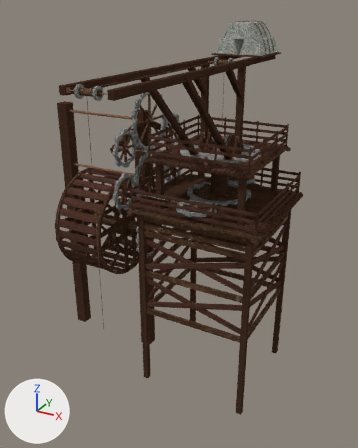
Before and after pictures for a commit that changed the Blender file models/waterCrane.blend.
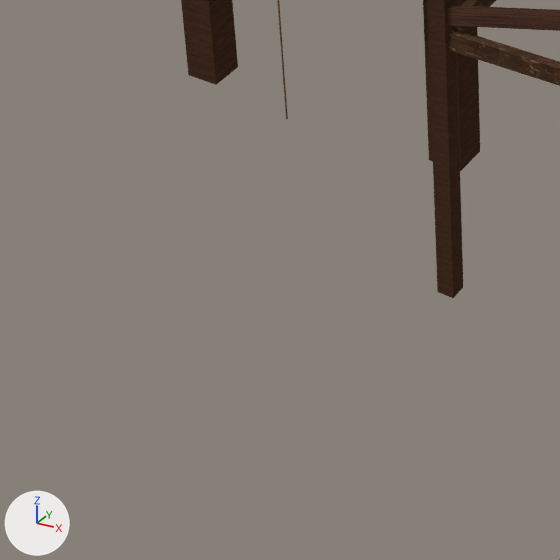
There are two pictures of each version: one whole from a 50 mm camera at (11.81, -15.34, 10.71) aimed at (4.12, -1.37, 3.72), one close up on the part from 8% to 49% of the width and 67% to 100% of the height. Every picture has the same lights, and +X, +Y and +Z are marked at lower left.
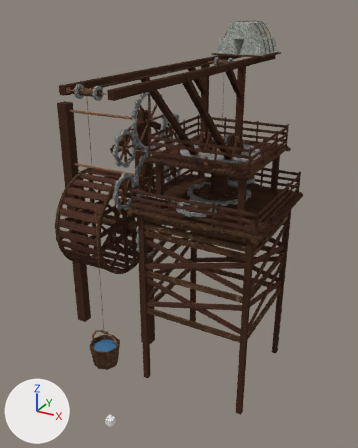
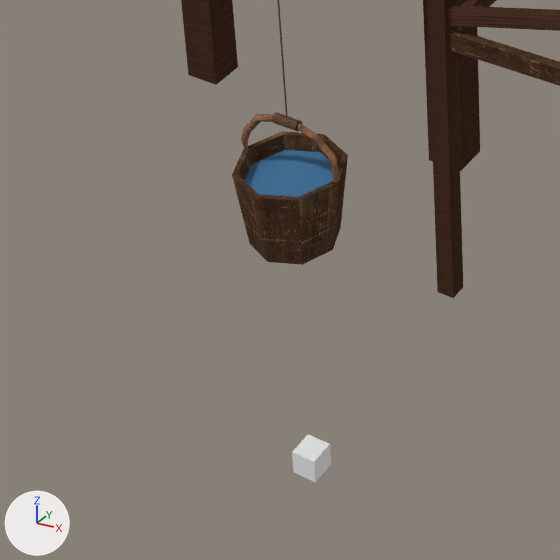
Commit message: bucket motion

Location of each change, (x1, y1, x2, y2) in pixels of the close-ups (560 x 560 px):
'BucketMain', added (brown): after (232, 131, 348, 265)
'BucketWater', added (blue): after (244, 150, 333, 197)
'WaterLevelMark', added: after (292, 434, 331, 482)
'BucketHandle', added (brown): after (241, 114, 340, 183)
'BucketRope', added: after (272, 112, 302, 132)

Edits to the bpy script that builds the scene:
```text
Add me_circle_001:
    me_circle_001.from_pydata([(0.61, 0.61, -0.3), (0.86, 0.0, -0.3), (0.0, 0.86, -0.3), (-0.61, 0.61, -0.3), (-0.86, 0.0, -0.3), (-0.61, -0.61, -0.3), (0.0, -0.86, -0.3), (0.61, -0.61, -0.3)], [], [(7, 1, 0, 2, 3, 4, 5, 6)])
    me_circle_001.materials.append(mat_material_water)  # blue #47769d
Add ob_waterlevelmark:
    ob_waterlevelmark = bpy.data.objects.new('WaterLevelMark', me_cube_165)  # a box spanning x -1.0..1.0, y -1.0..1.0, z -1.0..1.0; in mat_material_transparent (its picture is missing)
    ob_waterlevelmark.parent = ob_waterlevelmarkpart
    ob_waterlevelmark.location = (5.0, -6.975, 0.0)
    ob_waterlevelmark.scale = (0.1, 0.1, 0.1)
Add ob_waterlevelmarkpart:
    ob_waterlevelmarkpart = bpy.data.objects.new('WaterLevelMarkPart', None)
    ob_waterlevelmarkpart.location = (5.0, -6.975, 0.0)
Add ob_bucketrope:
    ob_bucketrope = bpy.data.objects.new('BucketRope', me_cylinder_040)  # a 16-sided cylinder along x spanning x -0.1..0.1, y -0.081..0.081, z -0.081..0.081; in mat_material_ropebrown (picture img_ropebrown_jpg); modifiers EDGE_SPLIT
    ob_bucketrope.parent = ob_gearmainpart
    ob_bucketrope.location = (5.0, -6.975, 3.023)
    ob_bucketrope.scale = (1.0, 0.45, 0.45)
Add ob_buckethandle:
    ob_buckethandle = bpy.data.objects.new('BucketHandle', me_beziercurve)  # 40 vertices, 36 faces; spans x -0.418..0.417, y -0.03..0.03, z -0.059..0.392; in mat_material_metalrusty (picture img_metalrusty_png)
    ob_buckethandle.parent = ob_gearmainpart
    ob_buckethandle.location = (5.0, -6.975, 2.664)
Add ob_bucketwater:
    ob_bucketwater = bpy.data.objects.new('BucketWater', me_circle_001)
    ob_bucketwater.parent = ob_gearmainpart
    ob_bucketwater.location = (5.0, -6.975, 2.664)
    ob_bucketwater.scale = (0.4, 0.4, 0.4)
Add ob_bucketmain:
    ob_bucketmain = bpy.data.objects.new('BucketMain', me_circle)  # 32 vertices, 33 faces; spans x -1.0..1.0, y -1.0..1.0, z -1.5..0.0; in mat_material_woodbrownworn (picture img_woodbrownworn_png)
    ob_bucketmain.parent = ob_gearmainpart
    ob_bucketmain.location = (5.0, -6.975, 2.664)
    ob_bucketmain.scale = (0.4, 0.4, 0.4)
```
